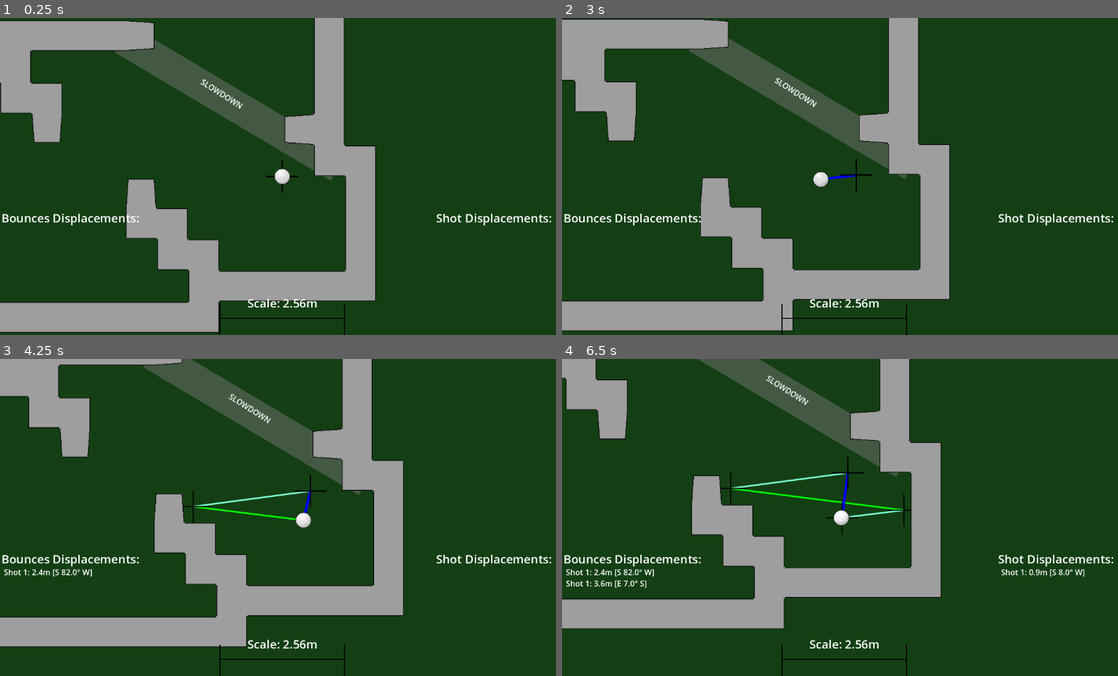
Above: before the commit, frames 1-4 (two rows, left to right).
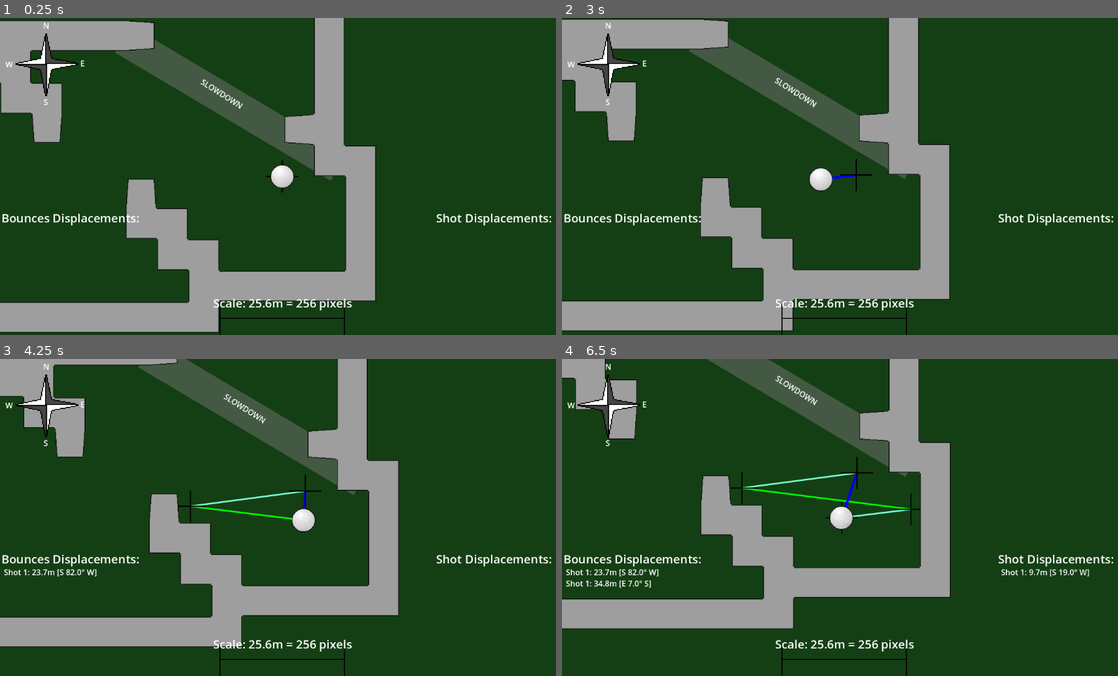
Above: after the commit, the same moments.

Repository: EightLimbed/physics-golf
Game: Godot game, scene res://Game.tscn
Same seed, same stepped clock (60 frames per second), same inputs: the game is played once before the commit and once after it.
Inputs (mouse positions are in pixels of both pictures, inside the frame that each line leads up to):
- Up to frame 1 (0.25 s): no input
- Up to frame 2 (3 s): click (845, 176) at 0.5 s; click (845, 176) at 1.25 s; click (845, 176) at 2 s; tap Enter at 2.75 s; move the mouse to (967, 160) at 2.77 s
- Up to frame 3 (4.25 s): move the mouse to (166, 533) at 3.52 s
- Up to frame 4 (6.5 s): move the mouse to (901, 447) at 4.27 s; move the mouse to (817, 580) at 5.02 s; move the mouse to (1012, 565) at 5.77 s

The runs differ from the first frame. In frame 1, 1.1% of the frame differs, in the area x 1-64%, y 1-93%; in frame 2, 1.1%; in frame 3, 5.3%; in frame 4, 8.2%, in the area x 0-95%, y 0-93%.

Commit message:
Various Fixes

Diff:
--- a/Ball.gd
+++ b/Ball.gd
@@ -7,7 +7,10 @@
 func _ready() -> void:
 	reset(Vector2(0,0))
 
-func hit_goal():
+func hit_goal(pos):
+	sleeping = true
+	position = pos
+	sleeping = false
 	linear_velocity = Vector2.ZERO
 	game.vectors_totals.append(position)
 	game.update_shot_summary()
@@ -48,21 +51,21 @@
 	if dir < 0:
 		dir += 360
 	if round(dir) == 0:
-		return str(round(df.length()/10)/10)+"m/s [E]"
+		return str(round(df.length())/10)+"m/s [E]"
 	elif 90 > dir and dir > 0:
-		return str(round(df.length()/10)/10)+"m/s [E "+str(round(dir))+"\u00B0 S]"
+		return str(round(df.length())/10)+"m/s [E "+str(round(dir))+"\u00B0 S]"
 	elif round(dir) == 90:
-		return str(round(df.length()/10)/10)+"m/s [S]"
+		return str(round(df.length())/10)+"m/s [S]"
 	elif 180 > dir and dir > 90:
-		return str(round(df.length()/10)/10)+"m/s [S "+str(round(dir-90))+"\u00B0 W]"
+		return str(round(df.length())/10)+"m/s [S "+str(round(dir-90))+"\u00B0 W]"
 	elif round(dir) == 180:
-		return str(round(df.length()/10)/10)+"m/s [W]"
+		return str(round(df.length())/10)+"m/s [W]"
 	elif 270 > dir and dir > 180:
-		return str(round(df.length()/10)/10)+"m/s [W "+str(round(dir-180))+"\u00B0 N]"
+		return str(round(df.length())/10)+"m/s [W "+str(round(dir-180))+"\u00B0 N]"
 	elif round(dir) == 270:
-		return str(round(df.length()/10)/10)+"m/s [N]"
+		return str(round(df.length())/10)+"m/s [N]"
 	elif 360 > dir and dir > 270:
-		return str(round(df.length()/10)/10)+"m/s [N "+str(round(dir-270))+"\u00B0 E]"
+		return str(round(df.length())/10)+"m/s [N "+str(round(dir-270))+"\u00B0 E]"
 
 func _on_texture_button_button_down() -> void:
 	if linear_velocity == Vector2.ZERO:
--- a/Ball.tscn
+++ b/Ball.tscn
@@ -9,7 +9,7 @@
 bounce = 1.0
 
 [sub_resource type="RectangleShape2D" id="RectangleShape2D_lww6v"]
-size = Vector2(24, 24)
+size = Vector2(32, 32)
 
 [node name="Ball" type="RigidBody2D"]
 collision_layer = 2
@@ -23,7 +23,7 @@
 script = ExtResource("1_0erf7")
 
 [node name="Sprite2D" type="Sprite2D" parent="."]
-scale = Vector2(0.5, 0.5)
+scale = Vector2(0.75, 0.75)
 texture = ExtResource("1_gk6bx")
 
 [node name="CollisionShape2D" type="CollisionShape2D" parent="."]
--- a/Game.gd
+++ b/Game.gd
@@ -29,21 +29,21 @@
 	if dir < 0:
 		dir += 360
 	if round(dir) == 0:
-		return "Shot "+str(shot)+": "+str(round(df.length()/10)/10)+"m [E]"
+		return "Shot "+str(shot)+": "+str(round(df.length())/10)+"m [E]"
 	elif 90 > dir and dir > 0:
-		return "Shot "+str(shot)+": "+str(round(df.length()/10)/10)+"m [E "+str(round(dir))+"\u00B0 S]"
+		return "Shot "+str(shot)+": "+str(round(df.length())/10)+"m [E "+str(round(dir))+"\u00B0 S]"
 	elif round(dir) == 90:
-		return "Shot "+str(shot)+": "+str(round(df.length()/10)/10)+"m [S]"
+		return "Shot "+str(shot)+": "+str(round(df.length())/10)+"m [S]"
 	elif 180 > dir and dir > 90:
-		return "Shot "+str(shot)+": "+str(round(df.length()/10)/10)+"m [S "+str(round(dir-90))+"\u00B0 W]"
+		return "Shot "+str(shot)+": "+str(round(df.length())/10)+"m [S "+str(round(dir-90))+"\u00B0 W]"
 	elif round(dir) == 180:
-		return "Shot "+str(shot)+": "+str(round(df.length()/10)/10)+"m [W]"
+		return "Shot "+str(shot)+": "+str(round(df.length())/10)+"m [W]"
 	elif 270 > dir and dir > 180:
-		return "Shot "+str(shot)+": "+str(round(df.length()/10)/10)+"m [W "+str(round(dir-180))+"\u00B0 N]"
+		return "Shot "+str(shot)+": "+str(round(df.length())/10)+"m [W "+str(round(dir-180))+"\u00B0 N]"
 	elif round(dir) == 270:
-		return "Shot "+str(shot)+": "+str(round(df.length()/10)/10)+"m [N]"
+		return "Shot "+str(shot)+": "+str(round(df.length())/10)+"m [N]"
 	elif 360 > dir and dir > 270:
-		return "Shot "+str(shot)+": "+str(round(df.length()/10)/10)+"m [N "+str(round(dir-270))+"\u00B0 E]"
+		return "Shot "+str(shot)+": "+str(round(df.length())/10)+"m [N "+str(round(dir-270))+"\u00B0 E]"
 
 func _draw() -> void:
 	vectors.append(ball.position)
--- a/HUD.tscn
+++ b/HUD.tscn
@@ -1,9 +1,10 @@
-[gd_scene load_steps=9 format=3 uid="uid://ds3jbasd4jyb4"]
+[gd_scene load_steps=10 format=3 uid="uid://ds3jbasd4jyb4"]
 
 [ext_resource type="Script" uid="uid://bj2poots6v7y8" path="res://HUD.gd" id="1_k5de2"]
 [ext_resource type="PackedScene" uid="uid://dg700huf2np2f" path="res://Level2.tscn" id="2_efote"]
 [ext_resource type="PackedScene" uid="uid://b7k82038ign2r" path="res://Level3.tscn" id="3_vow1y"]
 [ext_resource type="Texture2D" uid="uid://c5dkb8rf5u03h" path="res://Scale.png" id="4_ne771"]
+[ext_resource type="Texture2D" uid="uid://bmng3rve1dtja" path="res://CompassRose.png" id="5_xxqia"]
 
 [sub_resource type="LabelSettings" id="LabelSettings_vow1y"]
 font_size = 32
@@ -110,7 +111,48 @@
 offset_bottom = -48.0
 grow_horizontal = 2
 grow_vertical = 0
-text = "Scale: 2.56m"
+text = "Scale: 25.6m = 256 pixels"
 label_settings = SubResource("LabelSettings_ne771")
+horizontal_alignment = 1
+
+[node name="Compass" type="TextureRect" parent="."]
+texture_filter = 1
+offset_left = 32.0
+offset_top = 32.0
+offset_right = 160.0
+offset_bottom = 160.0
+texture = ExtResource("5_xxqia")
+
+[node name="Label" type="Label" parent="Compass"]
+layout_mode = 0
+offset_left = 56.0
+offset_top = -28.0
+offset_right = 96.0
+offset_bottom = -5.0
+text = "N"
+
+[node name="Label2" type="Label" parent="Compass"]
+layout_mode = 0
+offset_left = 57.0
+offset_top = 128.0
+offset_right = 97.0
+offset_bottom = 151.0
+text = "S"
+
+[node name="Label3" type="Label" parent="Compass"]
+layout_mode = 0
+offset_left = 132.0
+offset_top = 49.0
+offset_right = 172.0
+offset_bottom = 72.0
+text = "E"
+
+[node name="Label4" type="Label" parent="Compass"]
+layout_mode = 0
+offset_left = -21.0
+offset_top = 51.0
+offset_right = 19.0
+offset_bottom = 74.0
+text = "W"
 
 [connection signal="pressed" from="Button" to="." method="_on_button_pressed"]
--- a/Level.gd
+++ b/Level.gd
@@ -1,5 +1,7 @@
 extends Node2D
 
+var target : Vector2 = Vector2.ZERO
+
 func _on_area_2d_body_entered(body: Node2D) -> void:
-	body.hit_goal()
+	body.hit_goal($Area2D.position)
 	get_parent().get_node("HUD").level_completed()
--- a/Level1.tscn
+++ b/Level1.tscn
@@ -133,7 +133,7 @@
 rotation = 0.536518
 collision_mask = 2
 linear_damp_space_override = 1
-linear_damp = 5.0
+linear_damp = 3.0
 
 [node name="CollisionShape2D" type="CollisionShape2D" parent="Slowdown"]
 shape = SubResource("RectangleShape2D_dn5ey")
@@ -181,7 +181,7 @@
 tile_set = SubResource("TileSet_ec2vu")
 
 [node name="Area2D" type="Area2D" parent="."]
-position = Vector2(-480, -487)
+position = Vector2(-585, -458)
 collision_mask = 2
 
 [node name="CollisionShape2D" type="CollisionShape2D" parent="Area2D"]
--- a/Level2.tscn
+++ b/Level2.tscn
@@ -126,13 +126,14 @@
 
 [node name="Level2" type="Node2D"]
 texture_filter = 1
+position = Vector2(-122, -38)
 script = ExtResource("1_q04gf")
 
 [node name="Slowdown" type="Area2D" parent="."]
 position = Vector2(-393, -945)
 collision_mask = 2
 linear_damp_space_override = 1
-linear_damp = 5.0
+linear_damp = 3.0
 
 [node name="CollisionShape2D" type="CollisionShape2D" parent="Slowdown"]
 shape = SubResource("RectangleShape2D_psxy2")
@@ -153,7 +154,7 @@
 position = Vector2(-382, -534)
 collision_mask = 2
 linear_damp_space_override = 1
-linear_damp = 5.0
+linear_damp = 3.0
 
 [node name="CollisionShape2D" type="CollisionShape2D" parent="Slowdown2"]
 shape = SubResource("RectangleShape2D_psxy2")
@@ -174,14 +175,14 @@
 tile_map_data = PackedByteArray("AAD4//f/AAAAAAAAAAD3//r/AAACAAIAAAD7//f/AAADAAAAAAD7//b/AAACAAIAAAD4//b/AAACAAIAAAD3// …(1552 unchanged characters)…
 tile_set = SubResource("TileSet_ec2vu")
 
-[node name="Hole" type="Area2D" parent="."]
+[node name="Area2D" type="Area2D" parent="."]
 position = Vector2(51, -523)
 collision_mask = 2
 
-[node name="CollisionShape2D" type="CollisionShape2D" parent="Hole"]
+[node name="CollisionShape2D" type="CollisionShape2D" parent="Area2D"]
 shape = SubResource("CircleShape2D_kyxg0")
 
-[node name="Sprite2D" type="Sprite2D" parent="Hole"]
+[node name="Sprite2D" type="Sprite2D" parent="Area2D"]
 texture = ExtResource("3_s8dg4")
 
 [node name="Penalty" type="Area2D" parent="."]
@@ -259,7 +260,7 @@
 rotation = 0.0300714
 text = "+1 SHOT"
 
-[connection signal="body_entered" from="Hole" to="." method="_on_area_2d_body_entered"]
+[connection signal="body_entered" from="Area2D" to="." method="_on_area_2d_body_entered"]
 [connection signal="body_entered" from="Penalty" to="Penalty" method="_on_body_entered"]
 [connection signal="body_entered" from="Penalty2" to="Penalty2" method="_on_body_entered"]
 [connection signal="body_entered" from="Penalty3" to="Penalty3" method="_on_body_entered"]
--- a/Level3.tscn
+++ b/Level3.tscn
@@ -134,7 +134,7 @@
 rotation = 1.25178
 collision_mask = 2
 linear_damp_space_override = 1
-linear_damp = 5.0
+linear_damp = 3.0
 
 [node name="CollisionShape2D" type="CollisionShape2D" parent="Slowdown"]
 shape = SubResource("RectangleShape2D_f63rs")
@@ -154,14 +154,14 @@
 tile_map_data = PackedByteArray("AAD///r/AAADAAIAAAD///b/AAACAAIAAAD///f/AAACAAIAAAD///j/AAACAAIAAAD///n/AAACAAIAAAAAAP …(2000 unchanged characters)…
 tile_set = SubResource("TileSet_ec2vu")
 
-[node name="Hole" type="Area2D" parent="."]
+[node name="Area2D" type="Area2D" parent="."]
 position = Vector2(1050, 176)
 collision_mask = 2
 
-[node name="CollisionShape2D" type="CollisionShape2D" parent="Hole"]
+[node name="CollisionShape2D" type="CollisionShape2D" parent="Area2D"]
 shape = SubResource("CircleShape2D_kyxg0")
 
-[node name="Sprite2D" type="Sprite2D" parent="Hole"]
+[node name="Sprite2D" type="Sprite2D" parent="Area2D"]
 texture = ExtResource("3_f63rs")
 
 [node name="Penalty" type="Area2D" parent="."]
@@ -214,6 +214,6 @@
 rotation = 0.0300714
 text = "+1 SHOT"
 
-[connection signal="body_entered" from="Hole" to="." method="_on_area_2d_body_entered"]
+[connection signal="body_entered" from="Area2D" to="." method="_on_area_2d_body_entered"]
 [connection signal="body_entered" from="Penalty" to="Penalty" method="_on_body_entered"]
 [connection signal="body_entered" from="Penalty2" to="Penalty2" method="_on_body_entered"]
--- a/penalty.gd
+++ b/penalty.gd
@@ -1,5 +1,4 @@
 extends Area2D
-
 
 func _on_body_entered(body: Node2D) -> void:
 	body.shot += 1
Binary file added: CompassRose.png
Not shown, added: CompassRose.png.import
